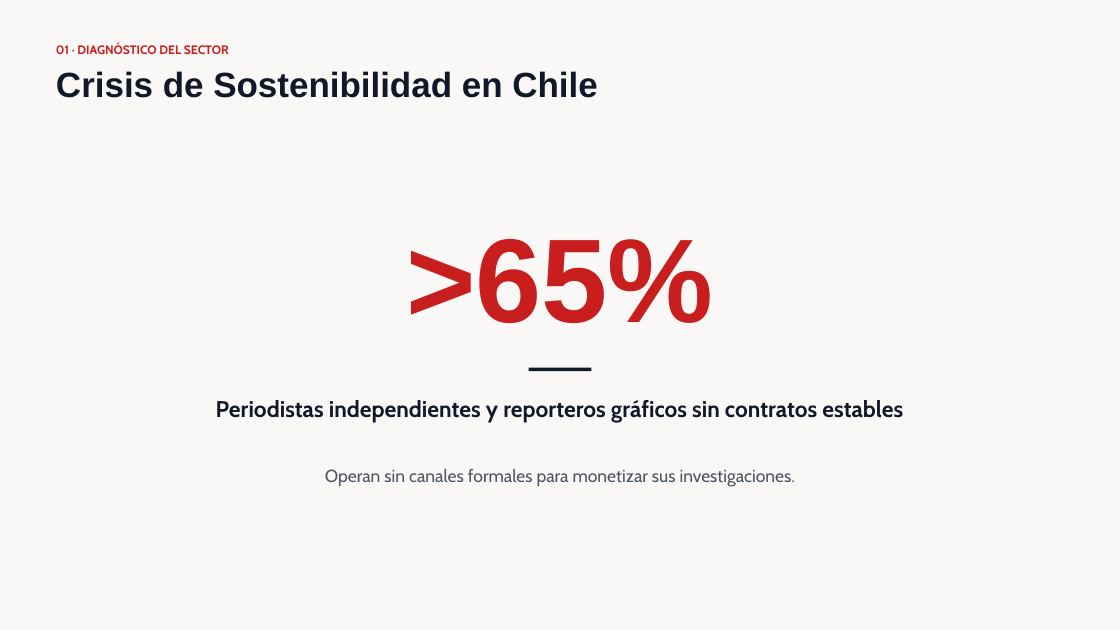
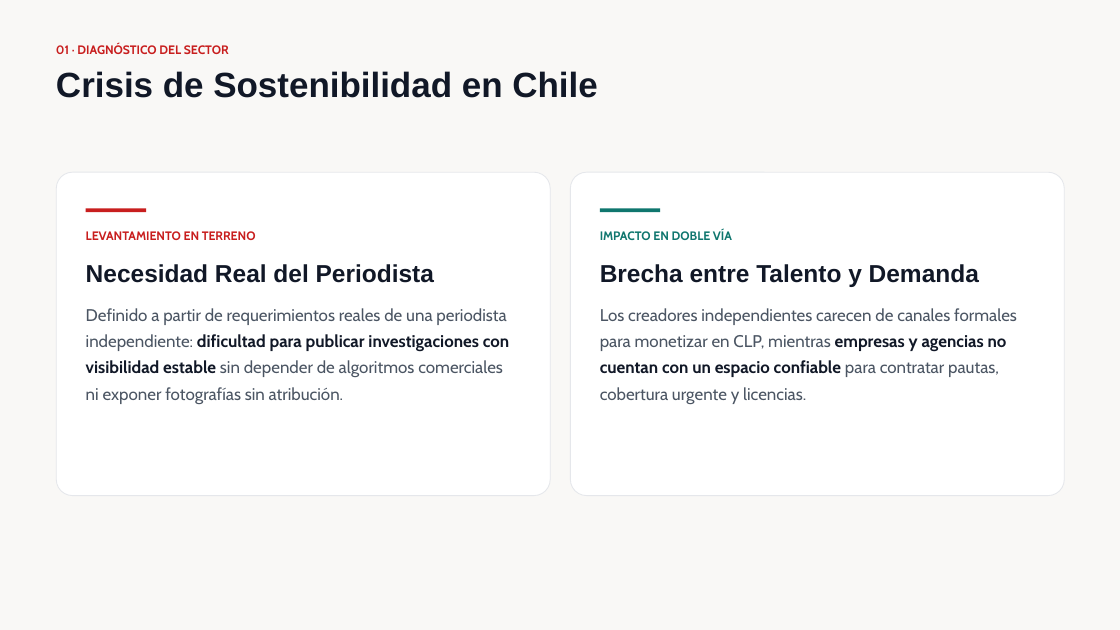
Before and after one commit to Benjamin-Duoc/CAPSTONEV2, a slide deck: slide 2 of Fase 3/Presentacion fase 3.pptx. Drawn at 1120x630 pixels with LibreOffice and Linux fonts; fonts in the diff are those of the drawing. Boxes give left, top, right and bottom in pixels: in the first picture for what was removed or moved away, otherwise in the second. Text is boxed around its words. In the diff, an @@ line names an element or a change of style, - is before the commit and + after.

```diff
--- a/Fase 3/Presentacion fase 3.pptx
+++ b/Fase 3/Presentacion fase 3.pptx
@@ rounded rectangle added at box(56, 172, 550, 496), fill #FFFFFF, outline #E5E7EB 0.75 pt @@
@@ rounded rectangle added at box(571, 172, 1065, 496), fill #FFFFFF, outline #E5E7EB 0.75 pt @@
@@ rectangle added at box(86, 208, 146, 212), fill #C81E1E @@
@@ rectangle added at box(600, 208, 660, 212), fill #0F766E @@
@@ text added at box(86, 231, 256, 240), 10.5 pt, text #C81E1E, bold @@
+LEVANTAMIENTO EN TERRENO
@@ text removed at box(406, 239, 713, 323) @@
->65%
@@ text added at box(600, 230, 732, 240), 10.5 pt, text #0F766E, bold @@
+IMPACTO EN DOBLE VÍA
@@ text added at box(86, 264, 434, 283), 21 pt, text #111827, bold @@
+Necesidad Real del Periodista
@@ text added at box(600, 264, 979, 287), 21 pt, text #111827, bold @@
+Brecha entre Talento y Demanda
@@ text added at box(86, 308, 509, 404), 14.5 pt, text #4B5563 @@
+Definido a partir de requerimientos reales de una periodista independiente: dificultad para publicar investigaciones con visibilidad estable sin depender de algoritmos comerciales ni exponer fotografías sin atribución.
@@ text added at box(600, 308, 1017, 404), 14.5 pt, text #4B5563 @@
+Los creadores independientes carecen de canales formales para monetizar en CLP, mientras empresas y agencias no cuentan con un espacio confiable para contratar pautas, cobertura urgente y licencias.
@@ rectangle removed at box(528, 368, 592, 371) @@
@@ text removed at box(216, 400, 903, 423) @@
-Periodistas independientes y reporteros gráficos sin contratos estables
@@ text removed at box(325, 469, 795, 487) @@
-Operan sin canales formales para monetizar sus investigaciones.
```
Also in this commit, not shown: 6 other slides changed, 2 slides added, 8 other files.
